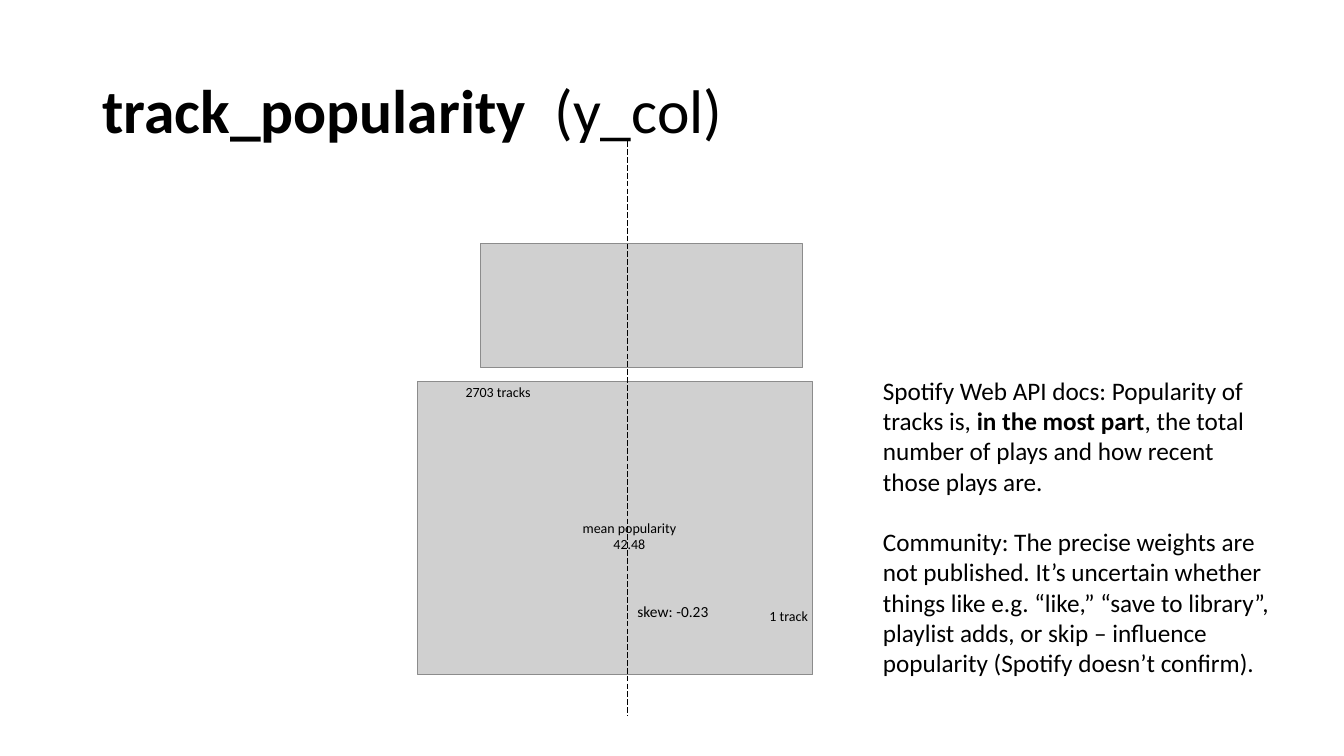
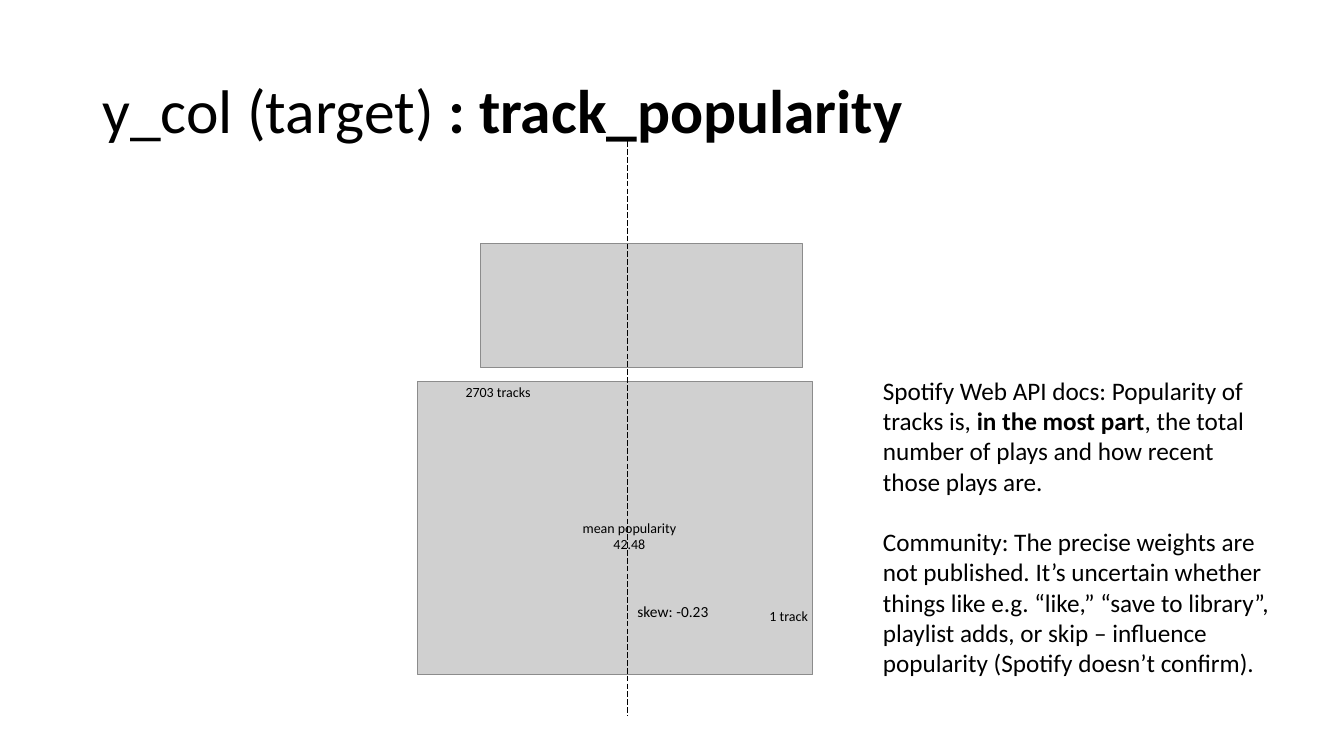
Before and after one commit to GuyRayOv/Spotify, a slide deck: slide 3 of data/ProjectPresentation.pptx. Drawn at 1344x756 pixels with LibreOffice and Linux fonts; fonts in the diff are those of the drawing; grey boxes stand for pictures. Boxes give left, top, right and bottom in pixels: in the first picture for what was removed or moved away, otherwise in the second. Text is boxed around its words. In the diff, an @@ line names an element or a change of style, - is before the commit and + after.

```diff
--- a/data/ProjectPresentation.pptx
+++ b/data/ProjectPresentation.pptx
@@ title at box(102, 88, 902, 147): text changed @@
-track_popularity (y_col)
+y_col (target) : track_popularity
```
Also in this commit, not shown: 1 other slide changed.
